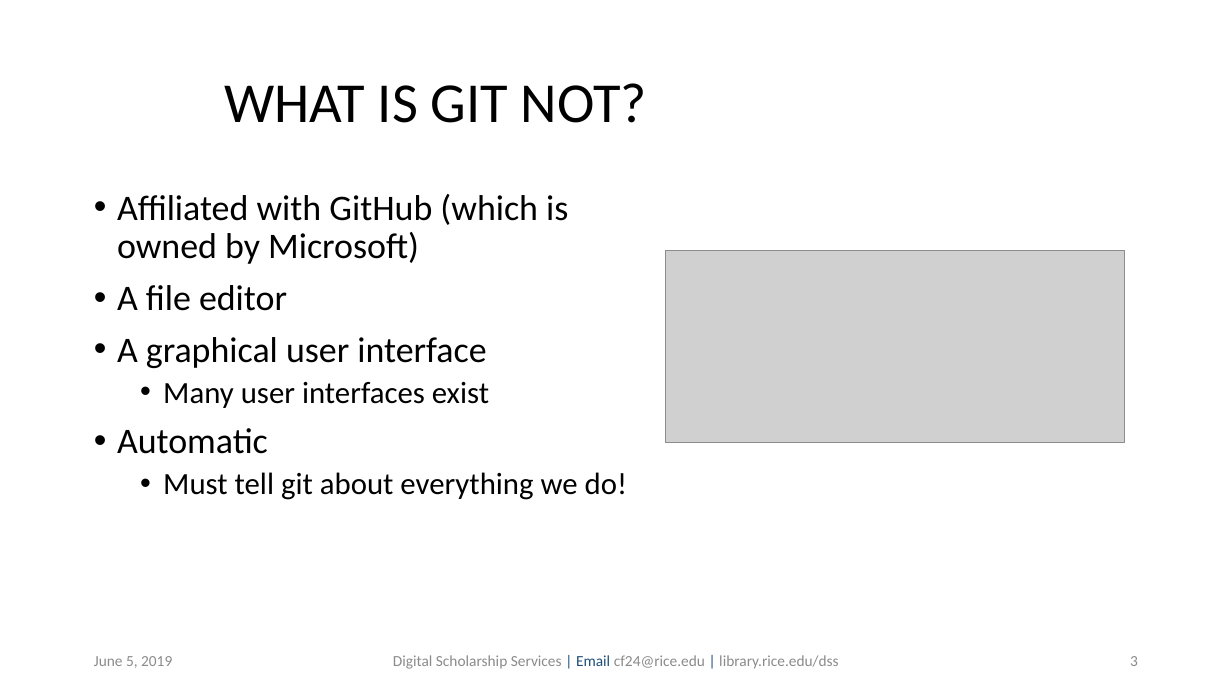
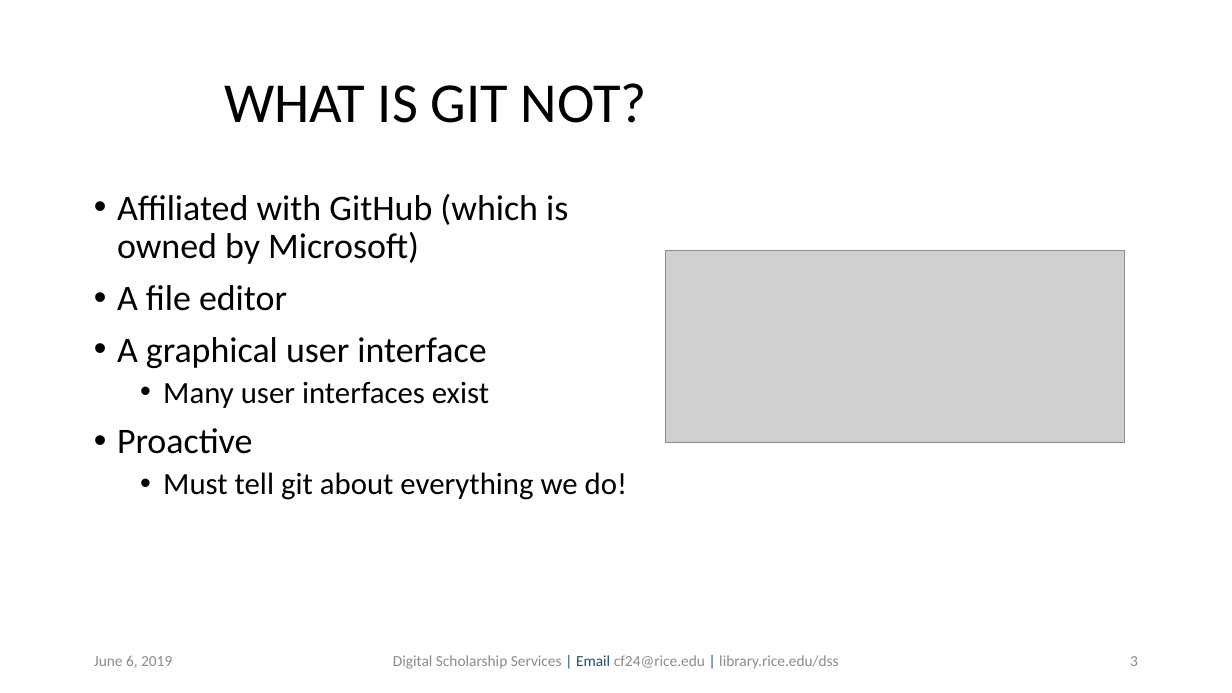
Before and after one commit to bakitybacon/rice-data-and-donuts, a slide deck: slide 3 of github/Introduction to Git & GitHub.pptx. Drawn at 1232x693 pixels with LibreOffice and Linux fonts; fonts in the diff are those of the drawing; grey boxes stand for pictures; background and template pictures are left out. Boxes give left, top, right and bottom in pixels: in the first picture for what was removed or moved away, otherwise in the second. Text is boxed around its words. In the diff, an @@ line names an element or a change of style, - is before the commit and + after.

Commit message:
edited text

```diff
--- a/github/Introduction to Git & GitHub.pptx
+++ b/github/Introduction to Git & GitHub.pptx
@@ text at [117, 428, 252, 454]: text changed @@
-• Automatic
+• Proactive
@@ text at [94, 655, 172, 668]: text changed @@
-June 5, 2019
+June 6, 2019
```
Also in this commit, not shown: 39 other slides changed, 1 slide added.
